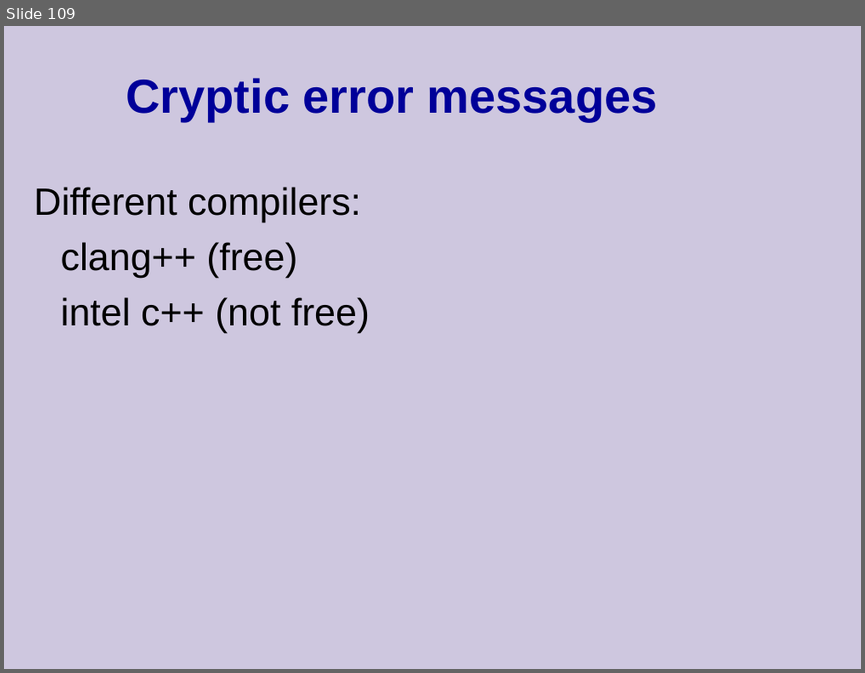
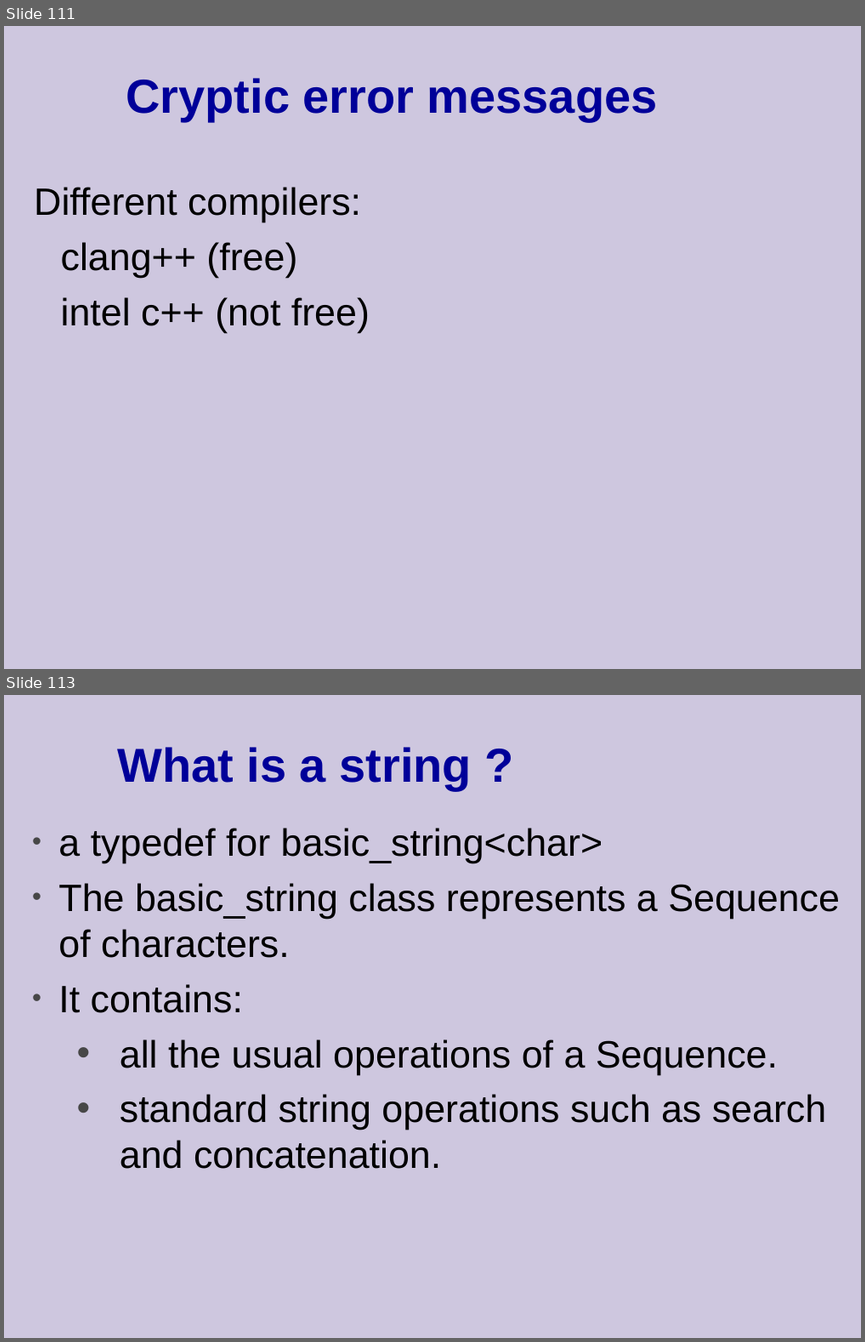
Before and after one commit to cpp-at-ariel/cpp-5778, a slide deck: week10-stl/slides-1-stl.odp. Shown one above the other, each under a label of ours: slide 109 before the commit, slides 111 and 113 after it; the slides between them are not shown. The pictures are 865x673 and 865x1342 pixels, drawn with LibreOffice and Linux fonts; fonts in the diff are those of the drawing. Boxes give left, top, right and bottom in pixels: in the first picture for what was removed or moved away, otherwise in the second. Text is boxed around its words. In the diff, an @@ line names an element or a change of style, - is before the commit and + after.

```diff
--- a/week10-stl/slides-1-stl.odp
+++ b/week10-stl/slides-1-stl.odp
@@ slide 113 added at box(4, 695, 861, 1338), background #CEC7DF @@
@@ title added at box(117, 747, 472, 789), 40 pt, text #000099, bold @@
+What is a string ?
@@ text added at box(58, 828, 840, 1168), 32 pt, text #000000 @@
+• a typedef for basic_string<char>
+• The basic_string class represents a Sequence of characters.
+• It contains:
+  • all the usual operations of a Sequence.
+  • standard string operations such as search and concatenation.
@@ what was slide 109 is now slide 111 @@
```
Also in this commit, not shown: 3 slides changed, 7 other slides added, 12 other files.
